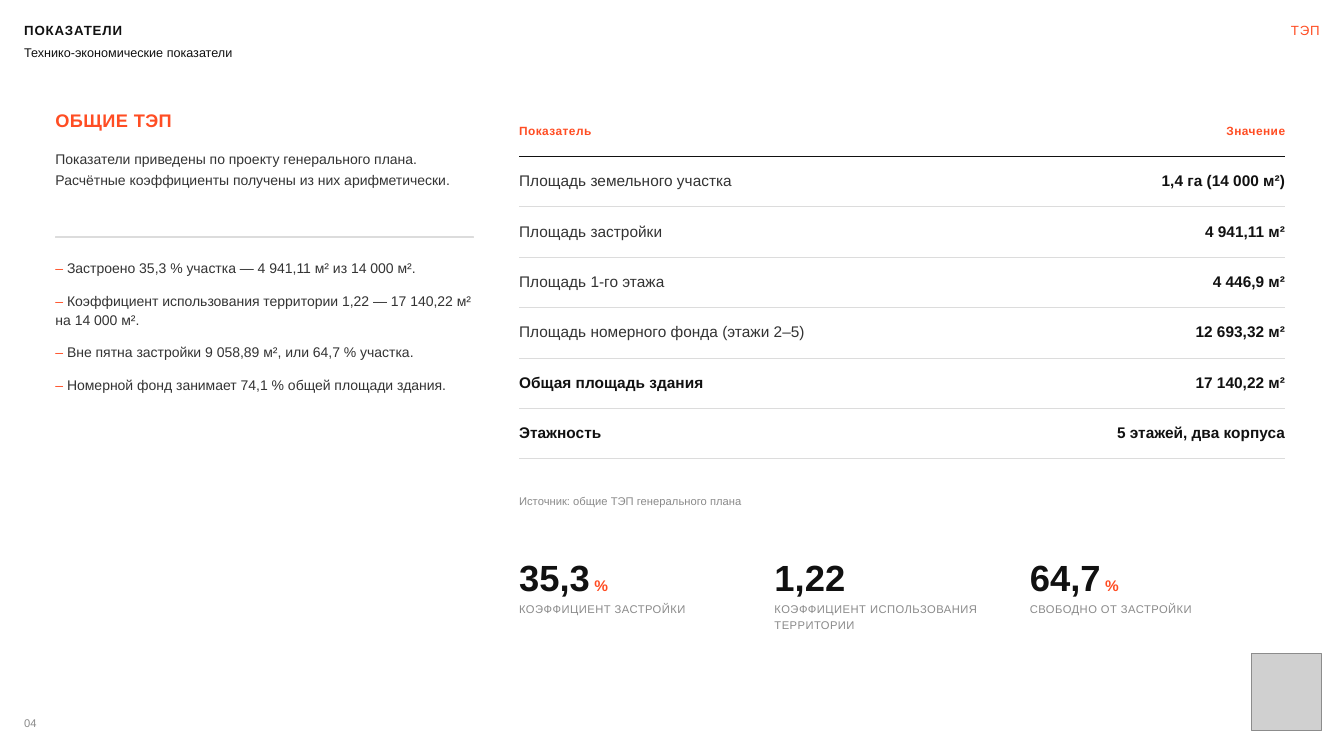
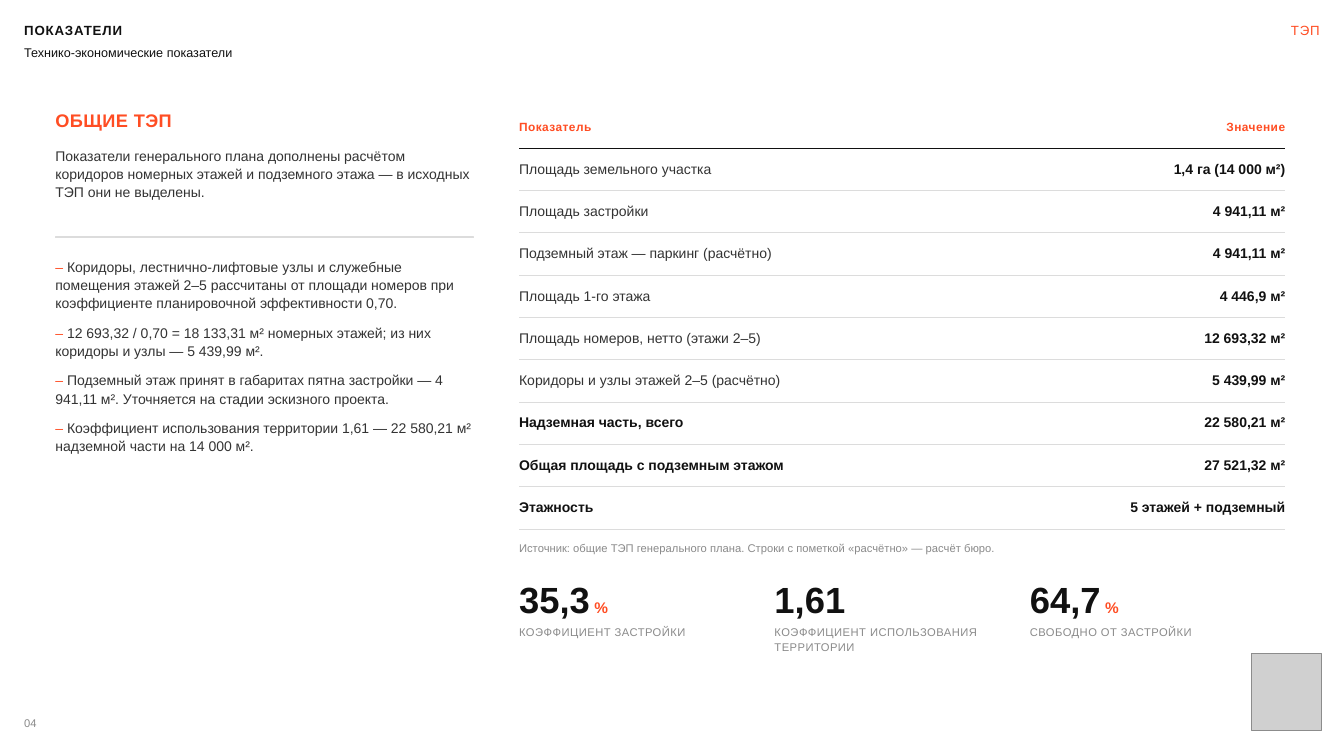
Before and after one commit to kzmeir/most, a slide deck: slide 4 of presentations/aurora-hotel/MOST_Bukhtarminskaya_akimat.pptx. Drawn at 1344x756 pixels with LibreOffice and Linux fonts; fonts in the diff are those of the drawing; grey boxes stand for pictures. Boxes give left, top, right and bottom in pixels: in the first picture for what was removed or moved away, otherwise in the second. Text is boxed around its words. In the diff, an @@ line names an element or a change of style, - is before the commit and + after.

```diff
--- a/presentations/aurora-hotel/MOST_Bukhtarminskaya_akimat.pptx
+++ b/presentations/aurora-hotel/MOST_Bukhtarminskaya_akimat.pptx
@@ table at (x1=519, y1=106, x2=1286, y2=519) @@
+row 4: Подземный этаж — паркинг (расчётно) | 4 941,11 м²
-row 5: Площадь номерного фонда (этажи 2–5) | 12 693,32 м²
-row 6: Общая площадь здания | 17 140,22 м²
-row 7: Этажность | 5 этажей, два корпуса
+row 6: Площадь номеров, нетто (этажи 2–5) | 12 693,32 м²
+row 7: Коридоры и узлы этажей 2–5 (расчётно) | 5 439,99 м²
+row 8: Надземная часть, всего | 22 580,21 м²
+row 9: Общая площадь с подземным этажом | 27 521,32 м²
+row 10: Этажность | 5 этажей + подземный
@@ text at (x1=55, y1=151, x2=470, y2=200): text changed @@
-Показатели приведены по проекту генерального плана. Расчётные коэффициенты получены из них арифметически.
+Показатели генерального плана дополнены расчётом коридоров номерных этажей и подземного этажа — в исходных ТЭП они не выделены.
@@ text at (x1=55, y1=262, x2=471, y2=454): text changed @@
-– Застроено 35,3 % участка — 4 941,11 м² из 14 000 м².
-– Коэффициент использования территории 1,22 — 17 140,22 м² на 14 000 м².
-– Вне пятна застройки 9 058,89 м², или 64,7 % участка.
-– Номерной фонд занимает 74,1 % общей площади здания.
+– Коридоры, лестнично-лифтовые узлы и служебные помещения этажей 2–5 рассчитаны от площади номеров при коэффициенте планировочной эффективности 0,70.
+– 12 693,32 / 0,70 = 18 133,31 м² номерных этажей; из них коридоры и узлы — 5 439,99 м².
+– Подземный этаж принят в габаритах пятна застройки — 4 941,11 м². Уточняется на стадии эскизного проекта.
+– Коэффициент использования территории 1,61 — 22 580,21 м² надземной части на 14 000 м².
@@ text at (x1=519, y1=544, x2=994, y2=554): text changed @@
-Источник: общие ТЭП генерального плана
+Источник: общие ТЭП генерального плана. Строки с пометкой «расчётно» — расчёт бюро.
@@ text at (x1=774, y1=587, x2=845, y2=619): text changed @@
-1,22
+1,61
@@ 5 texts moved together from (x1=519, y1=565, x2=1192, y2=629) to (x1=519, y1=587, x2=1192, y2=651) @@
```
Also in this commit, not shown: 5 other slides changed, 3 other files.
